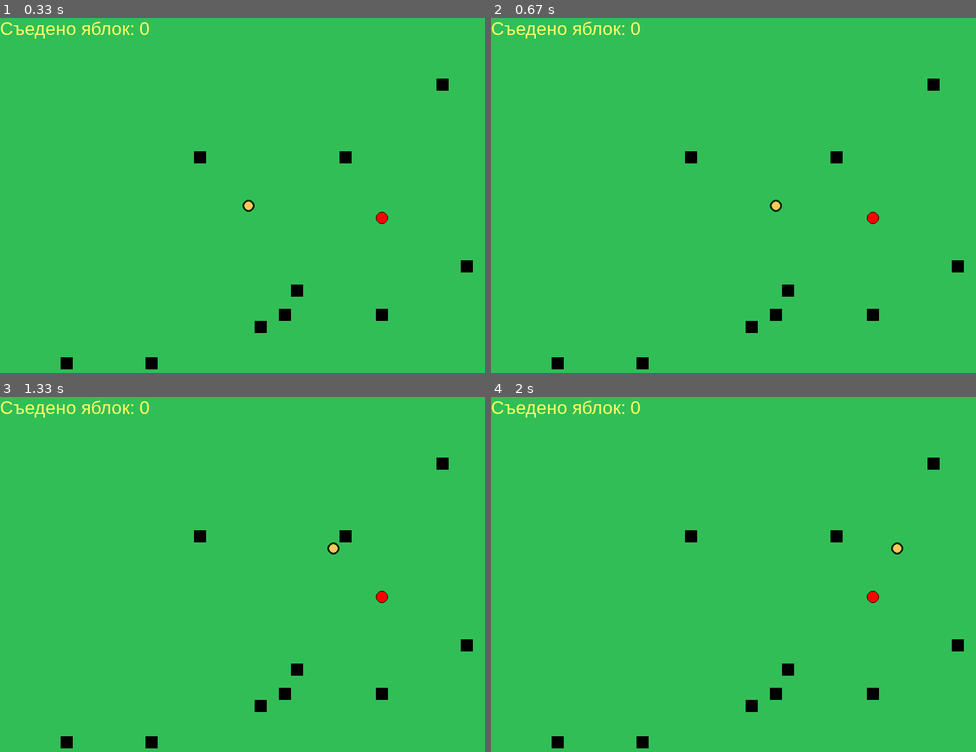
Above: before the commit, frames 1-4 (two rows, left to right).
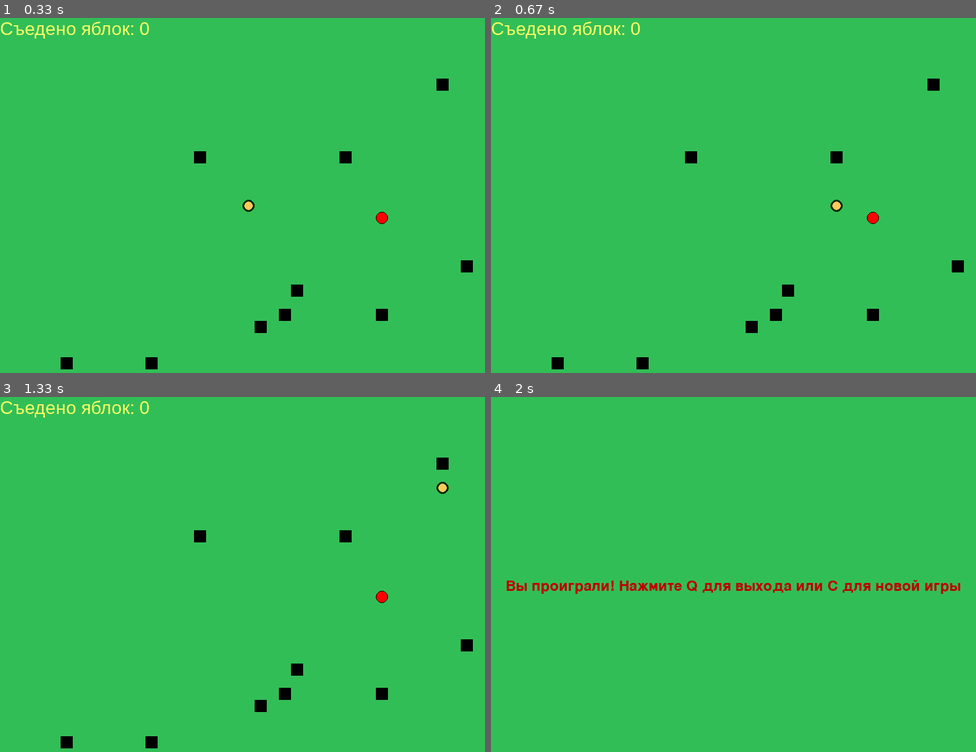
Above: after the commit, the same moments.

Repository: skylinetmk/MyPyGame
Game: pygame game, started from snake.py
Same seed, same stepped clock (60 frames per second), same inputs: the game is played once before the commit and once after it.
Inputs:
- Up to frame 1 (0.33 s): no input
- Up to frame 2 (0.67 s): hold Right from 0.33 s (still down)
- Up to frame 3 (1.33 s): release Right at 0.8 s; hold Up 0.83-1.13 s; hold Right from 1.17 s (still down)
- Up to frame 4 (2 s): release Right at 1.63 s

Frame 1 is identical in both runs. In frame 2, 0.1% of the frame differs, in the area x 57-73%, y 51-55%; in frame 3, 0.1%; in frame 4, 2.6%, in the area x 0-98%, y 1-99%.

Commit message:
Написал условие, чтоб при зажатой кнопке движения (стрелки на клавиатуре) змейка ускоряла движение. При отпускании клавиши змейка возвращает исходную скорость.

Diff:
--- a/snake.py
+++ b/snake.py
@@ -34,7 +34,9 @@
 score_font = pygame.font.SysFont("bahnschrift", 30)
 
 clock = pygame.time.Clock() # для использования игрового времени (скорости игры)
-snake_speed = 10 #Ограничим скорость движения змейки
+snake_speed_list = [10,30] #Ограничим скорость движения змейки (обычная и при зажатой клавише)
+snake_speed = snake_speed_list[0] #Стартовая скорость движеня змейки
+
 snake_block = 20 #размер блока змейки
 
 #вводим уровень сложности (количество преград)
@@ -68,6 +70,7 @@
     # pygame.draw.rect(dis, food_color, [x, y, snake_block, snake_block])
     pygame.draw.circle(dis, food_color1, [x + snake_block/2, y + snake_block/2],  snake_block/2) #само тело яблока
     pygame.draw.circle(dis, food_color2, [x + snake_block / 2, y + snake_block / 2], snake_block/2, 1) #окантовка яблока
+
 
 #функция отображения текущего счета
 def score(score_text):
@@ -142,11 +145,16 @@
                     if event.key == pygame.K_c:
                         gameLoop()
         # Игра продолжается
+        keydown_status = 0
+        global snake_speed
         for event in pygame.event.get():
             print(event)  #Выводить в терминал все произошедшие события.
             if event.type==pygame.QUIT:
                 game_over = True
                 game_close = False
+            # отдали клавишу втрелок обратно
+            if event.type == pygame.KEYUP and event.key in [pygame.K_LEFT, pygame.K_RIGHT, pygame.K_UP, pygame.K_DOWN]:
+                snake_speed = snake_speed_list[0] # обычное движение змейки (скорость)
             if event.type == pygame.KEYDOWN: #Добавляем считывание направления движения змеи
 
                 # проверяем смену направления движения змейки
@@ -165,6 +173,9 @@
 
                 # присваиваем переменной нажатие кнопки - направления движения, для того чтоб змейка не разворачивалась головой в свое же тело
                 global_key_go = event.key
+                # присваиваем статус нажатой клавиши на случай, если клавиша не будет отжата
+                if event.key in [pygame.K_LEFT, pygame.K_RIGHT, pygame.K_UP, pygame.K_DOWN]:
+                    snake_speed = snake_speed_list[1] # ускоренное движение змейки
 
         # проверяем новое значение положение головы змейки, если за пределами экрана, то окончание игры
         if snake_x >= display_width or snake_x < 0 or snake_y >= display_height or snake_y < 0:
